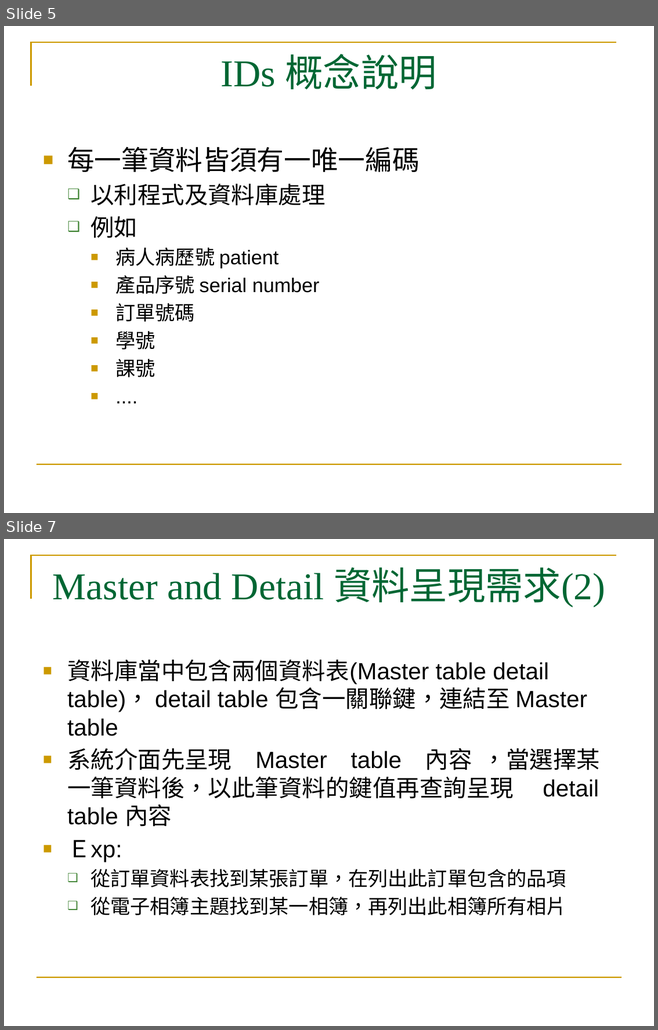
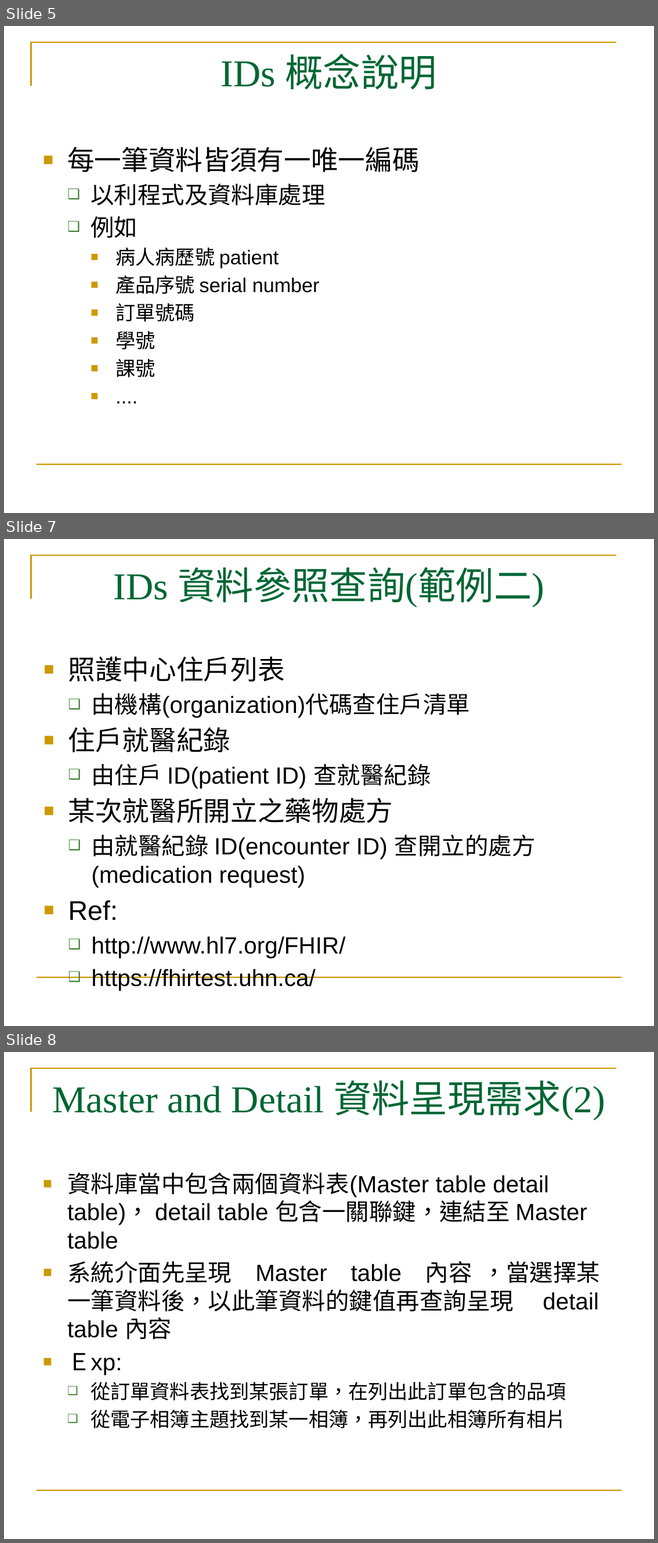
Before and after one commit to mos2718/W1, a slide deck: MasterDetail/Master_Detail 2019.pptx. Shown one above the other, each under a label of ours: slides 5 and 7 before the commit, slides 5, 7 and 8 after it; the slides between them are not shown. The pictures are 658x1030 and 658x1543 pixels, drawn with LibreOffice and Linux fonts; fonts in the diff are those of the drawing. Boxes give left, top, right and bottom in pixels: in the first picture for what was removed or moved away, otherwise in the second. Text is boxed around its words. In the diff, an @@ line names an element or a change of style, - is before the commit and + after.

```diff
--- a/MasterDetail/Master_Detail 2019.pptx
+++ b/MasterDetail/Master_Detail 2019.pptx
@@ slide 7 added at (x1=4, y1=539, x2=654, y2=1026), background #FFFFFF; not listed: 2 template elements that a slide beside it also shows @@
@@ title added at (x1=114, y1=567, x2=544, y2=607), 42 pt, text #006633 @@
+IDs 資料參照查詢(範例二)
@@ text added at (x1=68, y1=656, x2=535, y2=991), 26 pt, text #000000 @@
+■ 照護中心住戶列表
+  ❑ 由機構(organization)代碼查住戶清單
+■ 住戶就醫紀錄
+  ❑ 由住戶 ID(patient ID) 查就醫紀錄
+■ 某次就醫所開立之藥物處方
+  ❑ 由就醫紀錄 ID(encounter ID) 查開立的處方(medication request)
+■ Ref:
+  ❑ http://www.hl7.org/FHIR/
+  ❑ https://fhirtest.uhn.ca/
@@ what was slide 7 is now slide 8 @@
```
Also in this commit, not shown: 4 slides changed, 1 other file.
